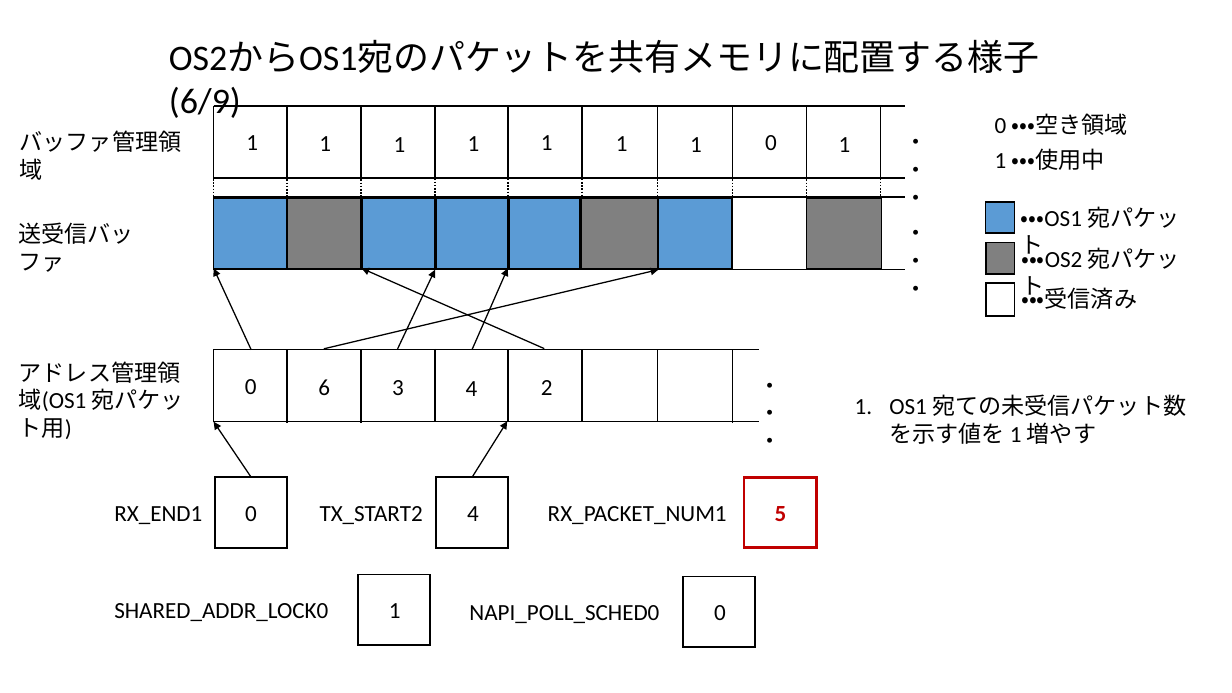
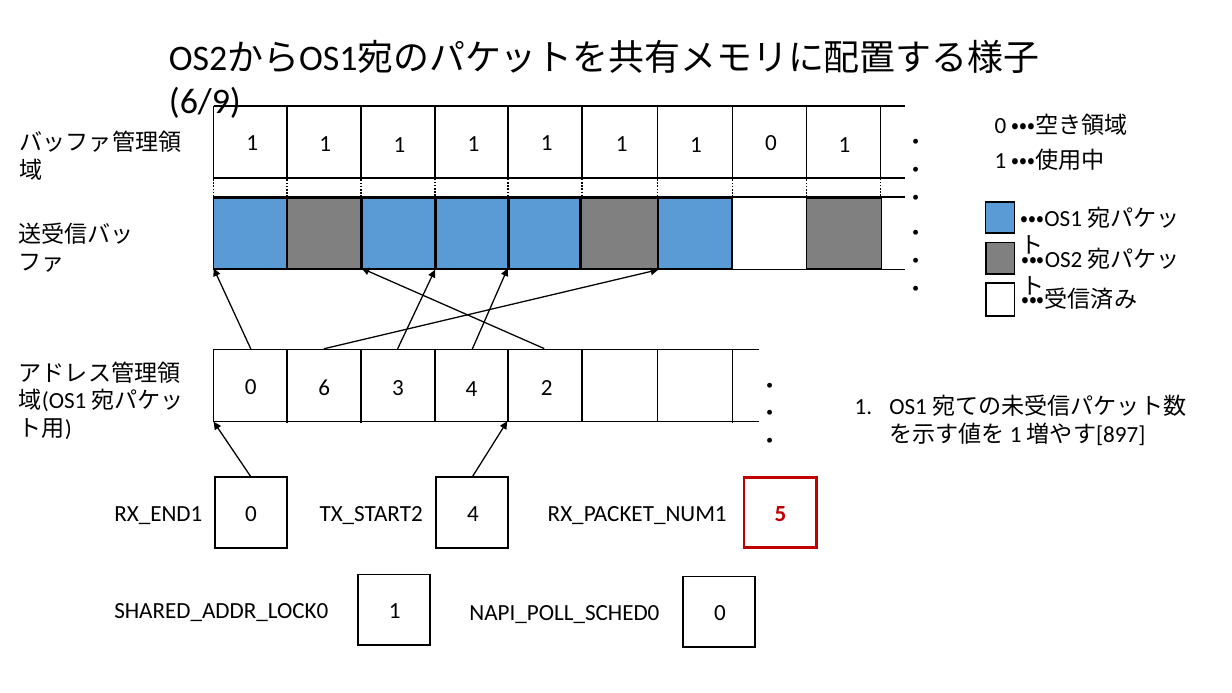
Before and after one commit to yoshida-shu/materials, a slide deck: slide 7 of snull.pptx. Drawn at 1232x693 pixels with LibreOffice and Linux fonts; fonts in the diff are those of the drawing. Boxes give left, top, right and bottom in pixels: in the first picture for what was removed or moved away, otherwise in the second. Text is boxed around its words. In the diff, an @@ line names an element or a change of style, - is before the commit and + after.

```diff
--- a/snull.pptx
+++ b/snull.pptx
@@ text at [889, 394, 1186, 445]: text changed @@
-1. OS1 宛ての未受信パケット数を示す値を 1 増やす
+1. OS1 宛ての未受信パケット数を示す値を 1 増やす[897]
```
Also in this commit, not shown: 15 other slides changed, 1 other file.
